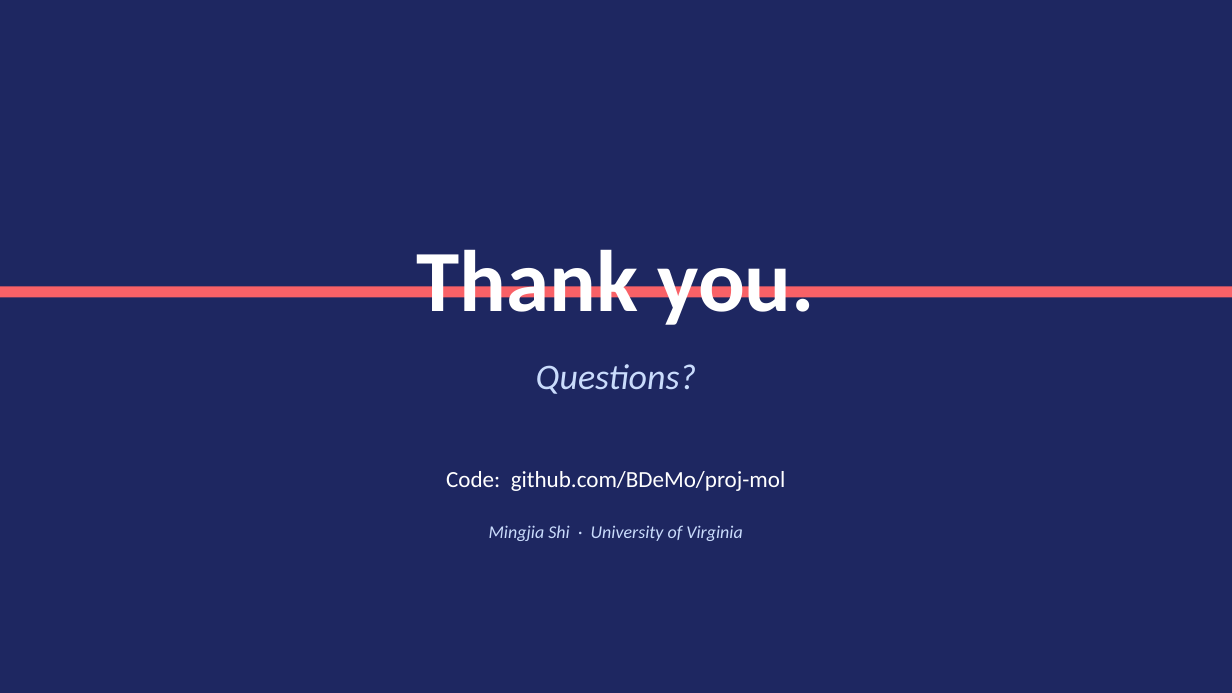
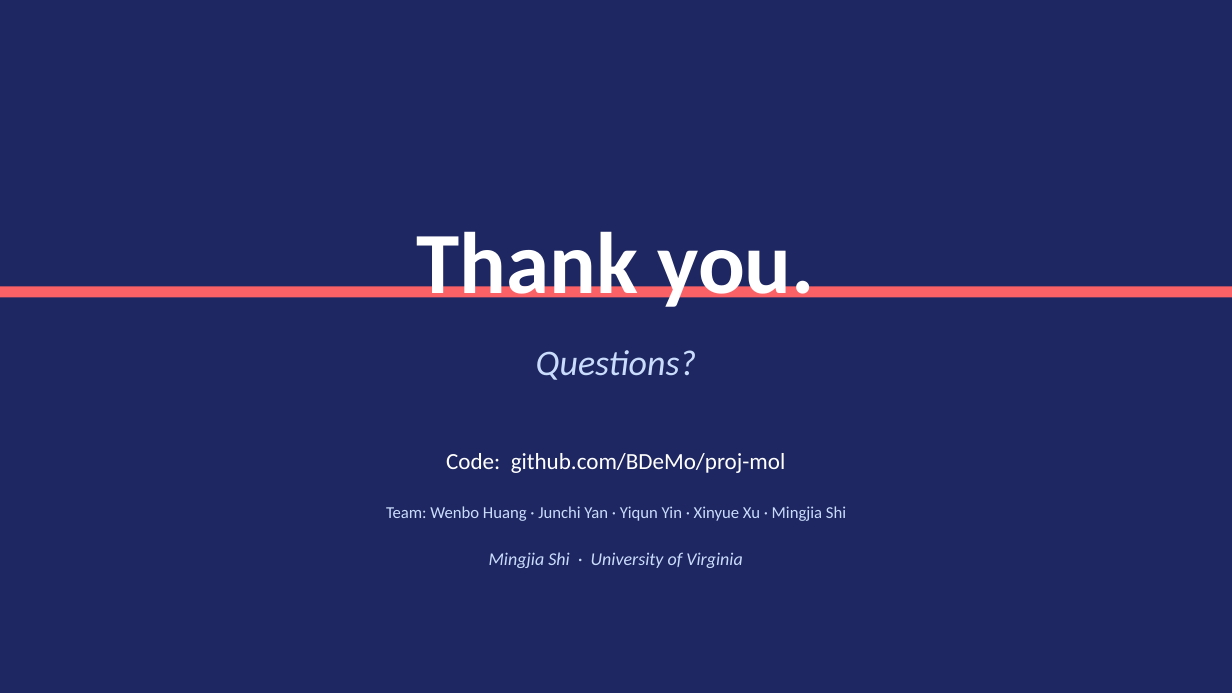
Before and after one commit to BDeMo/proj-mol, a slide deck: slide 12 of presentation/Graph-of-Shots.pptx. Drawn at 1232x693 pixels with LibreOffice and Linux fonts; fonts in the diff are those of the drawing. Boxes give left, top, right and bottom in pixels: in the first picture for what was removed or moved away, otherwise in the second. Text is boxed around its words. In the diff, an @@ line names an element or a change of style, - is before the commit and + after.

```diff
--- a/presentation/Graph-of-Shots.pptx
+++ b/presentation/Graph-of-Shots.pptx
@@ text "Thank you.": place and size @@
-text "Thank you." at [416, 249, 815, 325]
+text "Thank you." at [416, 231, 815, 307]
@@ text "Questions?": place and size @@
-text "Questions?" at [536, 364, 696, 394]
+text "Questions?" at [536, 350, 696, 380]
@@ text "Code: github.com/BDeMo/proj-mol": place and size @@
-text "Code: github.com/BDeMo/proj-mol" at [446, 471, 786, 491]
+text "Code: github.com/BDeMo/proj-mol" at [446, 453, 786, 473]
@@ text added at [386, 506, 846, 521], 13 pt, text #CADCFC @@
+Team: Wenbo Huang · Junchi Yan · Yiqun Yin · Xinyue Xu · Mingjia Shi
@@ text "Mingjia Shi · University of ...": place and size @@
-text "Mingjia Shi · University of ..." at [489, 525, 742, 541]
+text "Mingjia Shi · University of ..." at [489, 552, 742, 568]
```
Also in this commit, not shown: 6 other slides changed, 5 slides added, 4 slides removed, 5 other files.
